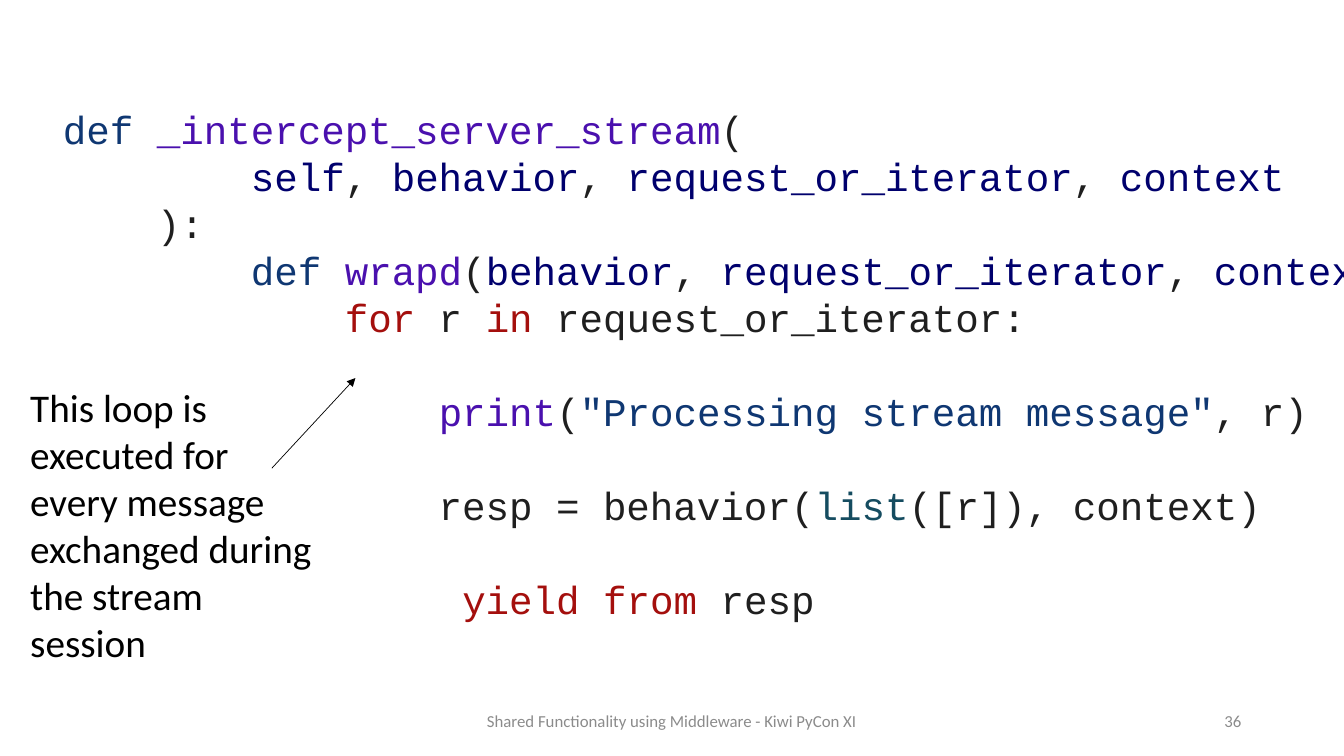
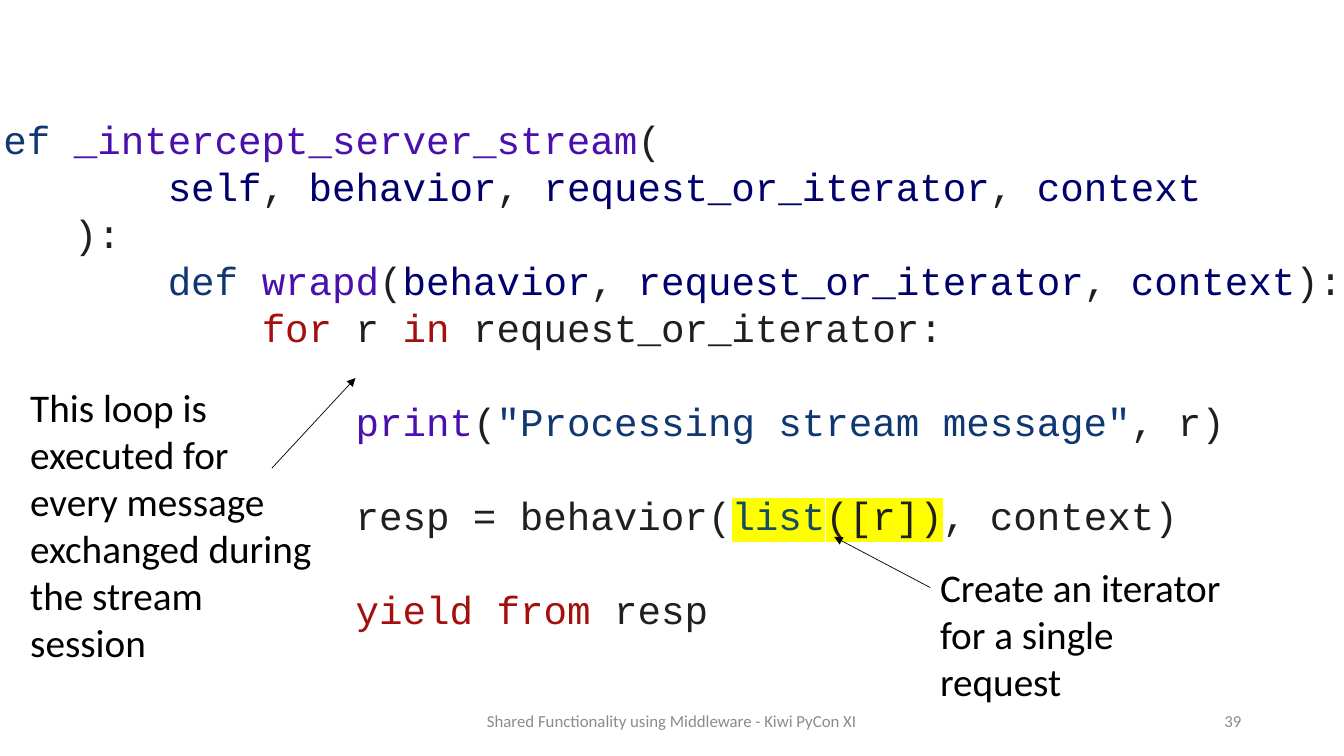
Before and after one commit to prod-python/kiwi-pycon-xi, a slide deck: slide 39 of slides.pptx (slide 36 before the commit). Drawn at 1344x756 pixels with LibreOffice and Linux fonts; fonts in the diff are those of the drawing. Boxes give left, top, right and bottom in pixels: in the first picture for what was removed or moved away, otherwise in the second. Text is boxed around its words. In the diff, an @@ line names an element or a change of style, - is before the commit and + after.

```diff
--- a/slides.pptx
+++ b/slides.pptx
@@ text "def _intercept_server_stream(": place and size @@
-text "def _intercept_server_stream(" at (63, 116, 1308, 622)
+text "def _intercept_server_stream(" at (0, 125, 1342, 632)
@@ text at (356, 502, 1178, 541): highlight none to #FFFF00 in "behavior(list([r])," @@
@@ arrow added from (931, 588) to (835, 537), #000000 0.5 pt @@
@@ text added at (940, 575, 1220, 703), 28 pt, text #000000 @@
+Create an iterator for a single request
@@ page number at (1224, 716, 1241, 727): text changed @@
-36
+39
```
Also in this commit, not shown: 11 other slides changed, 3 slides added, 4 slides removed, 2 other files.
